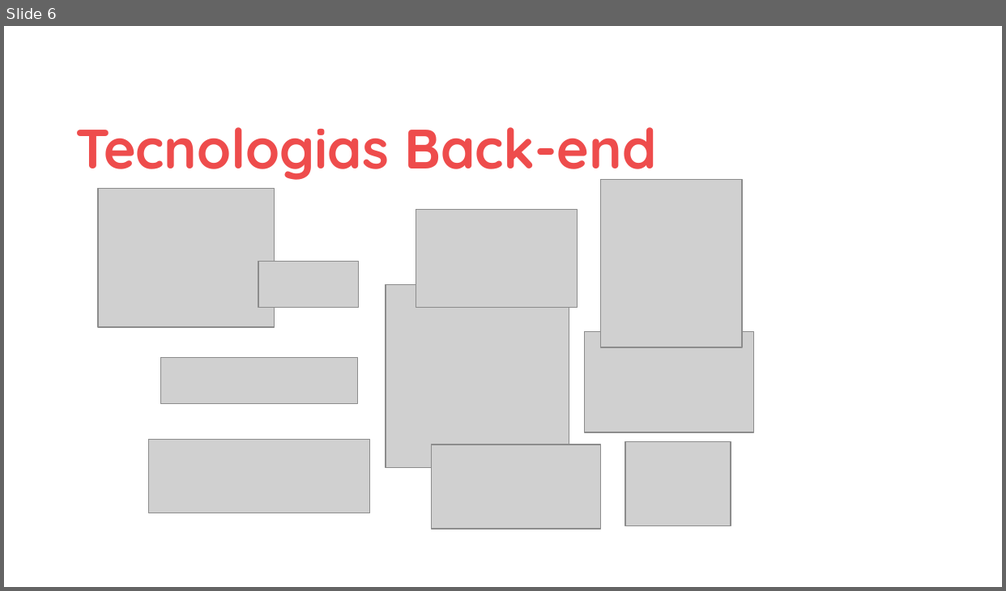
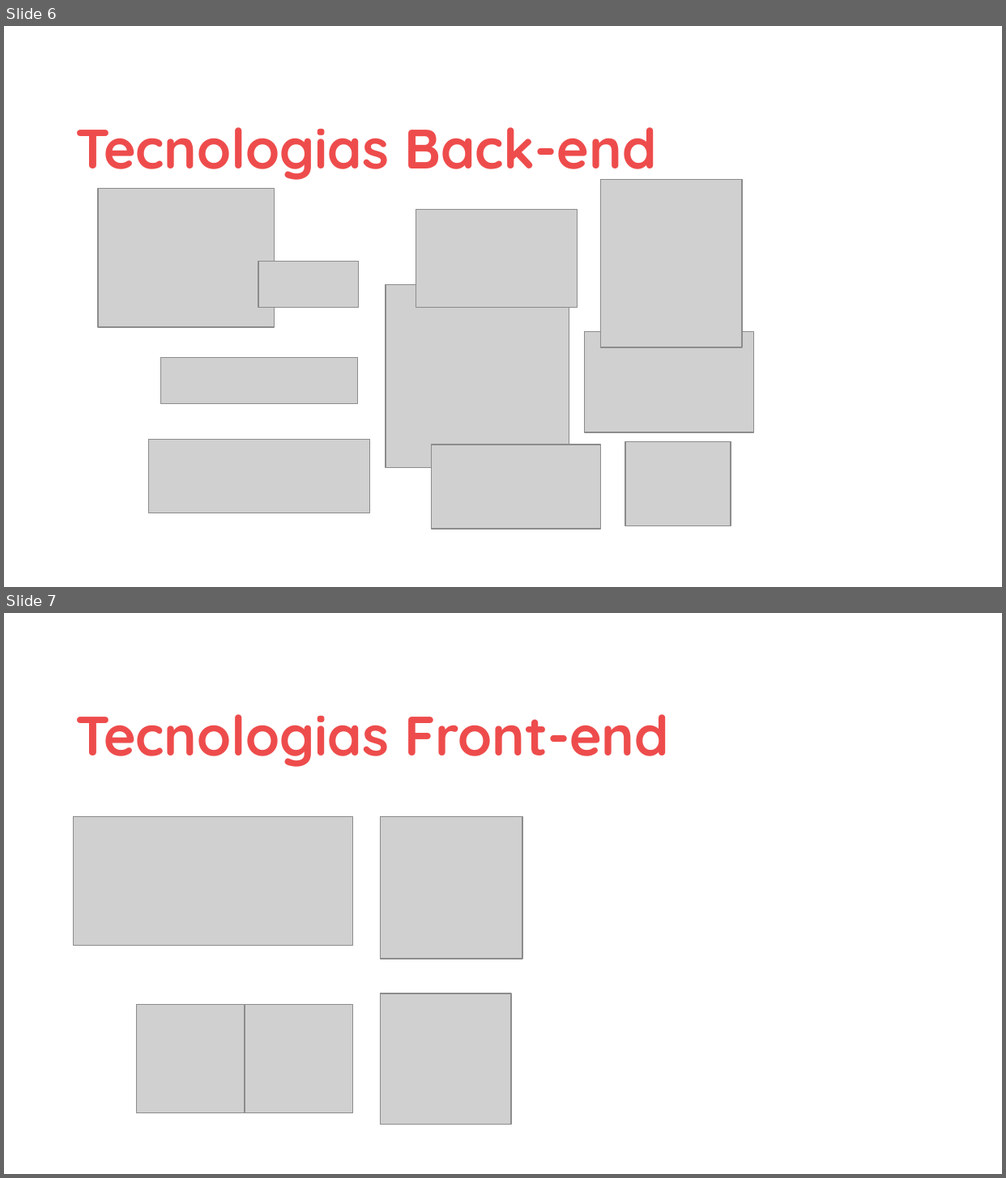
Before and after one commit to digitalinnovationone/trilha-java-basico, a slide deck: apresentacoes/Santander Dev Week.pptx. Shown one above the other, each under a label of ours: slide 6 before the commit, slides 6 and 7 after it. The pictures are 1006x591 and 1006x1178 pixels, drawn with LibreOffice and Linux fonts; fonts in the diff are those of the drawing; grey boxes stand for pictures; background and template pictures are left out. Boxes give left, top, right and bottom in pixels: in the first picture for what was removed or moved away, otherwise in the second. Text is boxed around its words. In the diff, an @@ line names an element or a change of style, - is before the commit and + after.

```diff
--- a/apresentacoes/Santander Dev Week.pptx
+++ b/apresentacoes/Santander Dev Week.pptx
@@ slide 7 added at (4, 613, 1002, 1174), background #FFFFFF @@
@@ text added at (75, 714, 669, 767), 40 pt, text #EE4C4C, bold @@
+Tecnologias Front-end
@@ picture added at (74, 816, 353, 945) @@
@@ picture added at (380, 816, 522, 958) @@
@@ picture added at (380, 993, 511, 1124) @@
@@ picture added at (137, 1005, 245, 1113) @@
@@ picture added at (245, 1005, 352, 1113) @@
```
Also in this commit, not shown: 23 other files.
